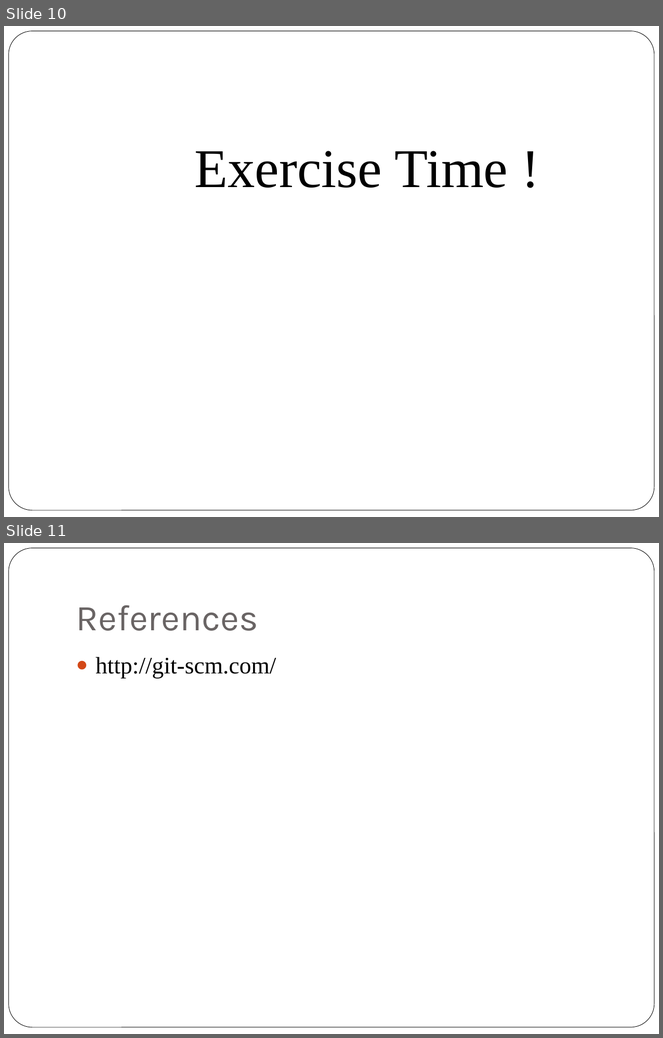
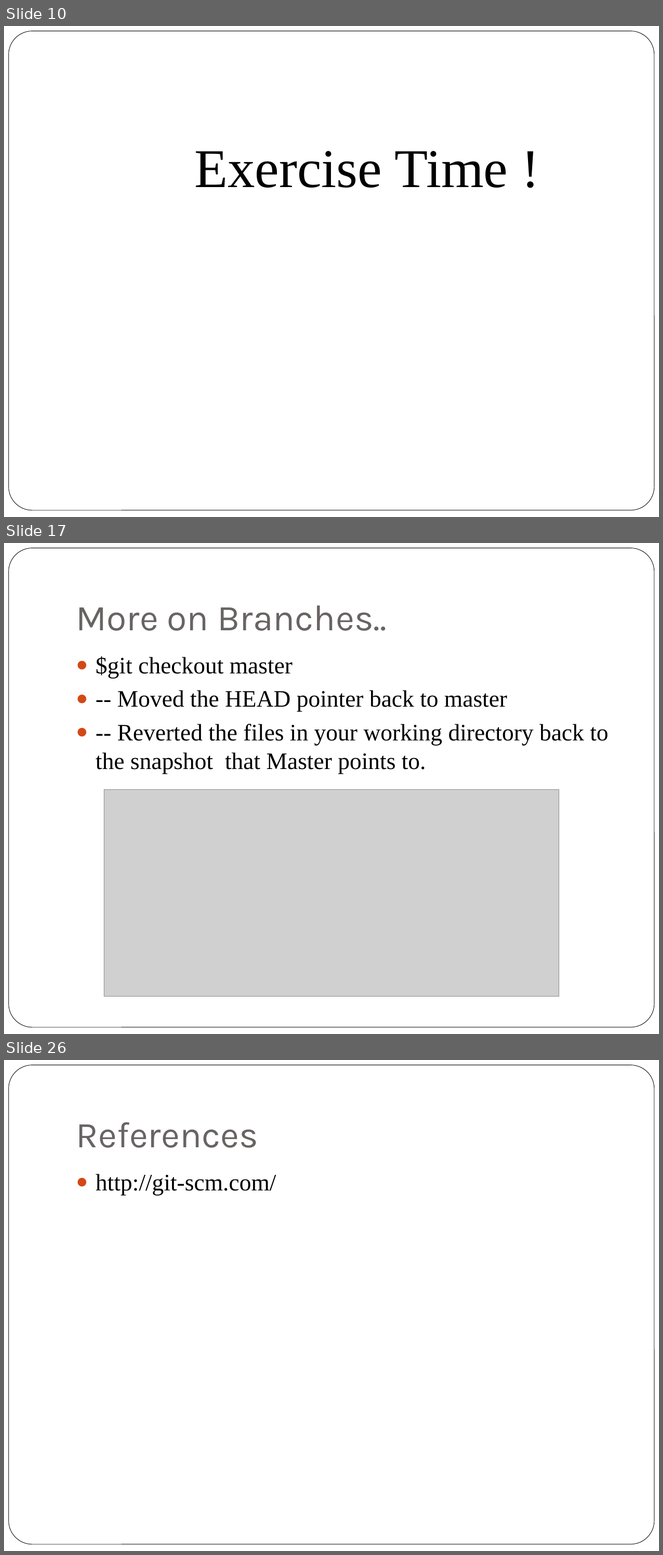
Before and after one commit to sowjumn/GITWWC, a slide deck: GIT.pptx. Shown one above the other, each under a label of ours: slides 10 and 11 before the commit, slides 10, 17 and 26 after it; the slides between them are not shown. The pictures are 663x1038 and 663x1555 pixels, drawn with LibreOffice and Linux fonts; fonts in the diff are those of the drawing; grey boxes stand for pictures. Boxes give left, top, right and bottom in pixels: in the first picture for what was removed or moved away, otherwise in the second. Text is boxed around its words. In the diff, an @@ line names an element or a change of style, - is before the commit and + after.

Commit message:
updated PPT with branches and rebasing

```diff
--- a/GIT.pptx
+++ b/GIT.pptx
@@ slide 17 added at (x1=4, y1=543, x2=659, y2=1034), background #FFFFFF; not listed: 1 template element that a slide beside it also shows @@
@@ title added at (x1=76, y1=605, x2=386, y2=631), 40 pt, text #696464 @@
+More on Branches..
@@ text added at (x1=96, y1=656, x2=608, y2=774), 26 pt, text #000000 @@
+● $git checkout master
+● -- Moved the HEAD pointer back to master
+● -- Reverted the files in your working directory back to the snapshot that Master points to.
@@ picture added at (x1=104, y1=790, x2=559, y2=997) @@
@@ what was slide 11 is now slide 26 @@
```
Also in this commit, not shown: 1 slide changed, 14 other slides added.
